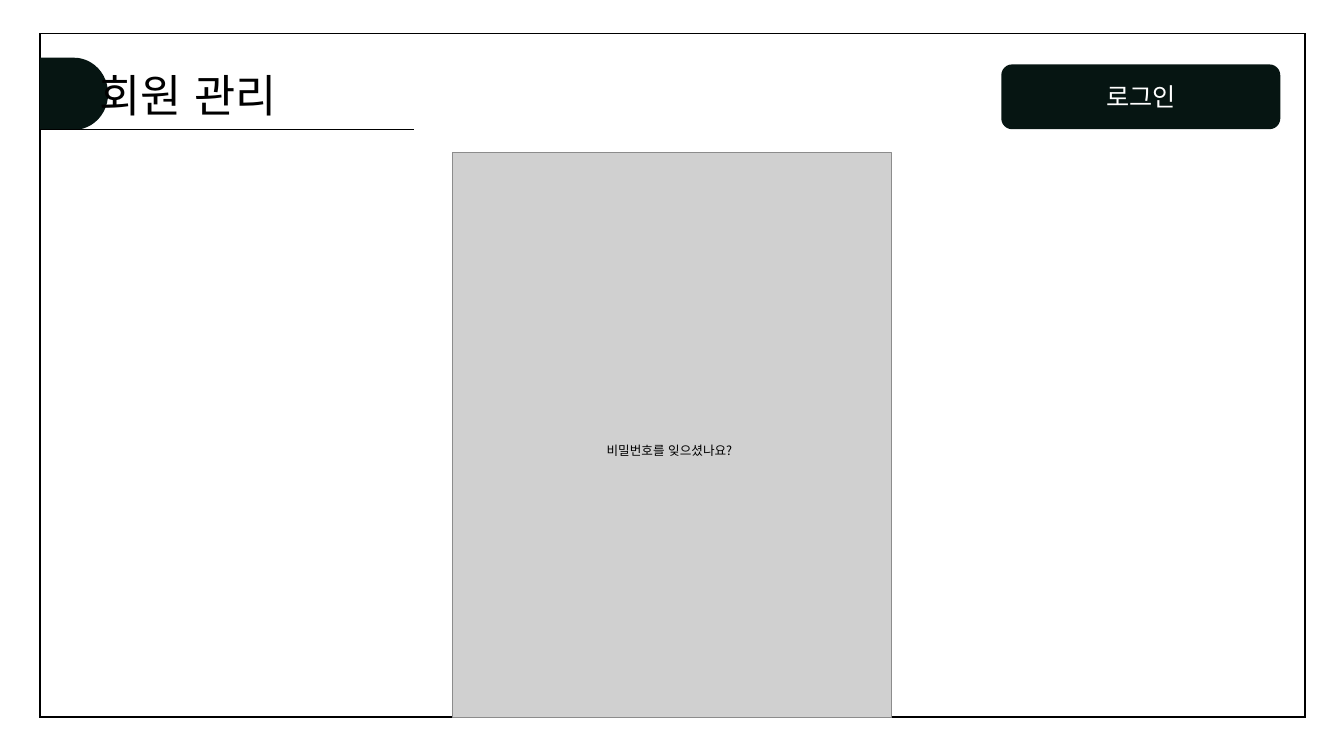
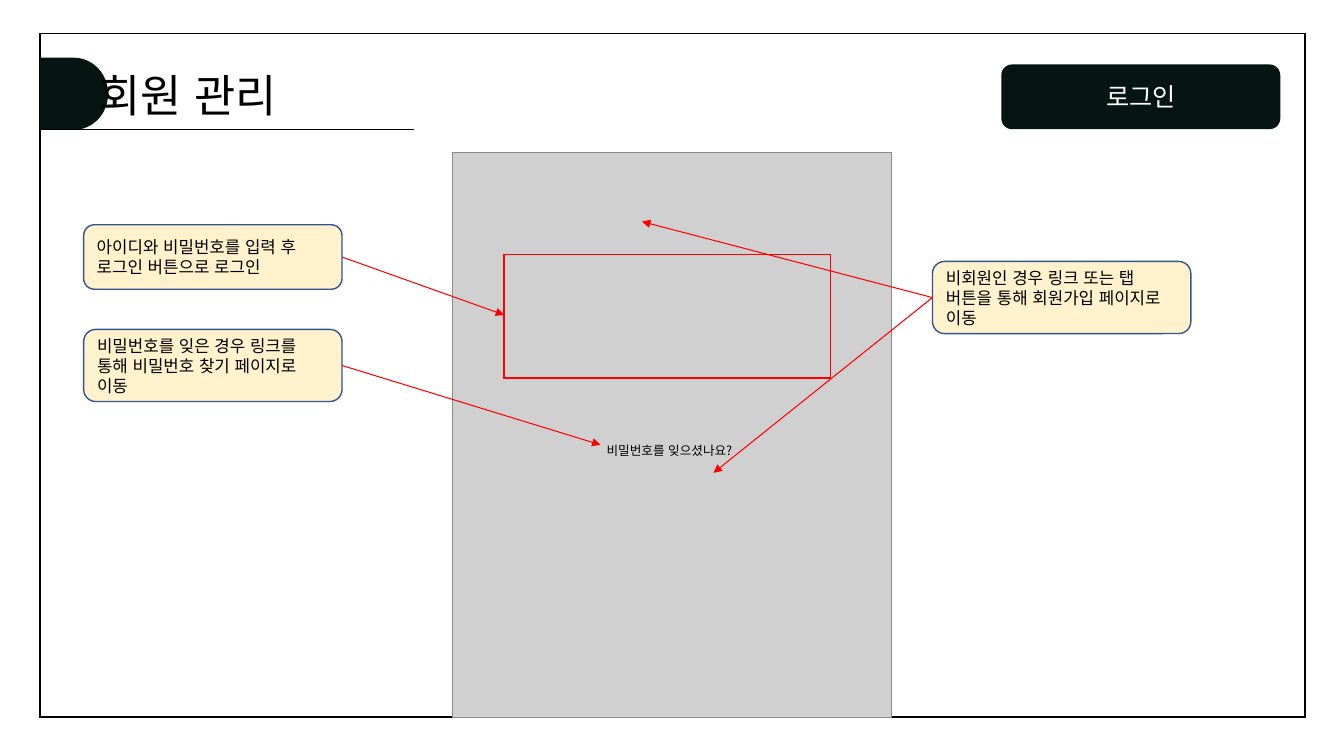
Before and after one commit to juhyeonjong2/DongStagram, a slide deck: slide 2 of Documents/5. 설계/2. 스토리보드/화면설계서.pptx. Drawn at 1344x756 pixels with LibreOffice and Linux fonts; fonts in the diff are those of the drawing; grey boxes stand for pictures. Boxes give left, top, right and bottom in pixels: in the first picture for what was removed or moved away, otherwise in the second. Text is boxed around its words. In the diff, an @@ line names an element or a change of style, - is before the commit and + after.

Commit message:
스토리보드 수정
 - 회원관리 설명 추가 및 회원 가입페이지/비밀번호 찾기 수정

```diff
--- a/Documents/5. 설계/2. 스토리보드/화면설계서.pptx
+++ b/Documents/5. 설계/2. 스토리보드/화면설계서.pptx
@@ rounded rectangle added at (84,225,342,289), fill #FFF2CC, outline #325491 1 pt, 12 pt, text #000000 @@
+아이디와 비밀번호를 입력 후 로그인 버튼으로 로그인
@@ arrow added from (933, 297) to (642, 222), #FF0000 0.75 pt @@
@@ arrow added from (342, 257) to (504, 315), #FF0000 0.75 pt @@
@@ rectangle added at (504,255,831,378), outline #FF0000 1 pt @@
@@ rounded rectangle added at (933,261,1191,334), fill #FFF2CC, outline #325491 1 pt, 12 pt, text #000000 @@
+비회원인 경우 링크 또는 탭 버튼을 통해 회원가입 페이지로 이동
@@ arrow added from (933, 297) to (714, 473), #FF0000 0.75 pt @@
@@ rounded rectangle added at (84,330,342,402), fill #FFF2CC, outline #325491 1 pt, 12 pt, text #000000 @@
+비밀번호를 잊은 경우 링크를 통해 비밀번호 찾기 페이지로 이동
@@ arrow added from (342, 366) to (601, 445), #FF0000 0.75 pt @@
```
Also in this commit, not shown: 2 other slides changed.
